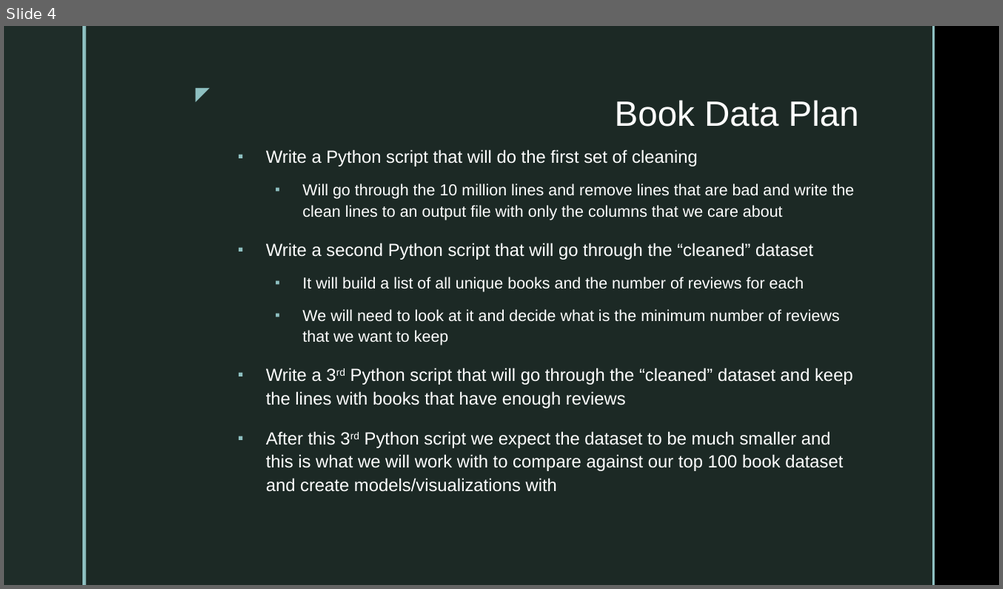
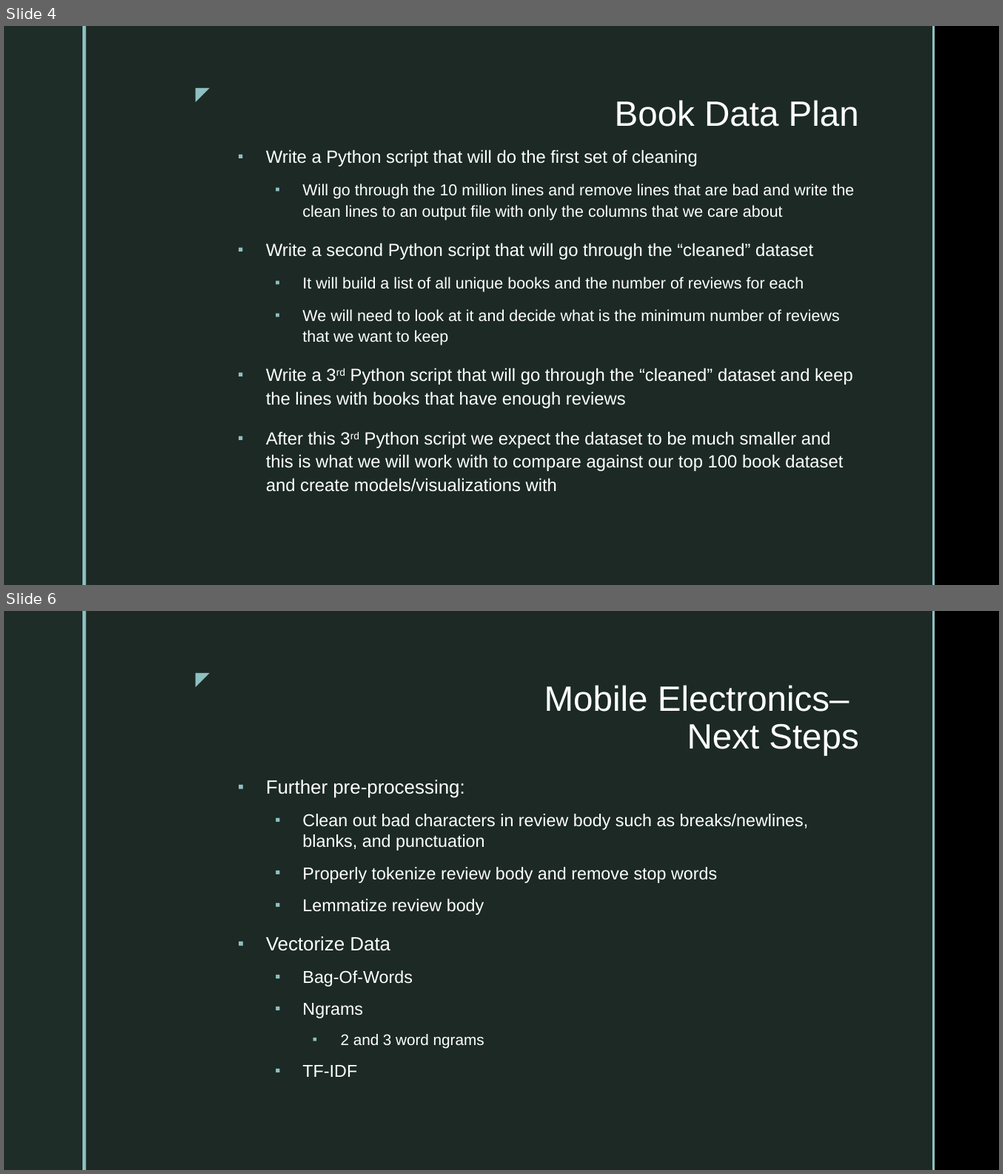
Before and after one commit to TKarlovitzDrexel/DSCI591_ACRSent, a slide deck: PitchPresentationACRSent.pptx. Shown one above the other, each under a label of ours: slide 4 before the commit, slides 4 and 6 after it; the slides between them are not shown. The pictures are 1003x589 and 1003x1174 pixels, drawn with LibreOffice and Linux fonts; fonts in the diff are those of the drawing; background and template pictures are left out. Boxes give left, top, right and bottom in pixels: in the first picture for what was removed or moved away, otherwise in the second. Text is boxed around its words. In the diff, an @@ line names an element or a change of style, - is before the commit and + after.

```diff
--- a/PitchPresentationACRSent.pptx
+++ b/PitchPresentationACRSent.pptx
@@ slide 6 added at (4,611,999,1170), background picture (left out); not listed: 5 template elements that a slide beside it also shows @@
@@ title added at (544,685,858,756), 34 pt, text #FFFFFF @@
+Mobile Electronics–
+Next Steps
@@ text added at (266,780,808,1077), 16.6 pt, text #FFFFFF @@
+▪ Further pre-processing:
+  ▪ Clean out bad characters in review body such as breaks/newlines, blanks, and punctuation
+  ▪ Properly tokenize review body and remove stop words
+  ▪ Lemmatize review body
+▪ Vectorize Data
+  ▪ Bag-Of-Words
+  ▪ Ngrams
+    ▪ 2 and 3 word ngrams
+  ▪ TF-IDF
```
Also in this commit, not shown: 2 other slides added.
